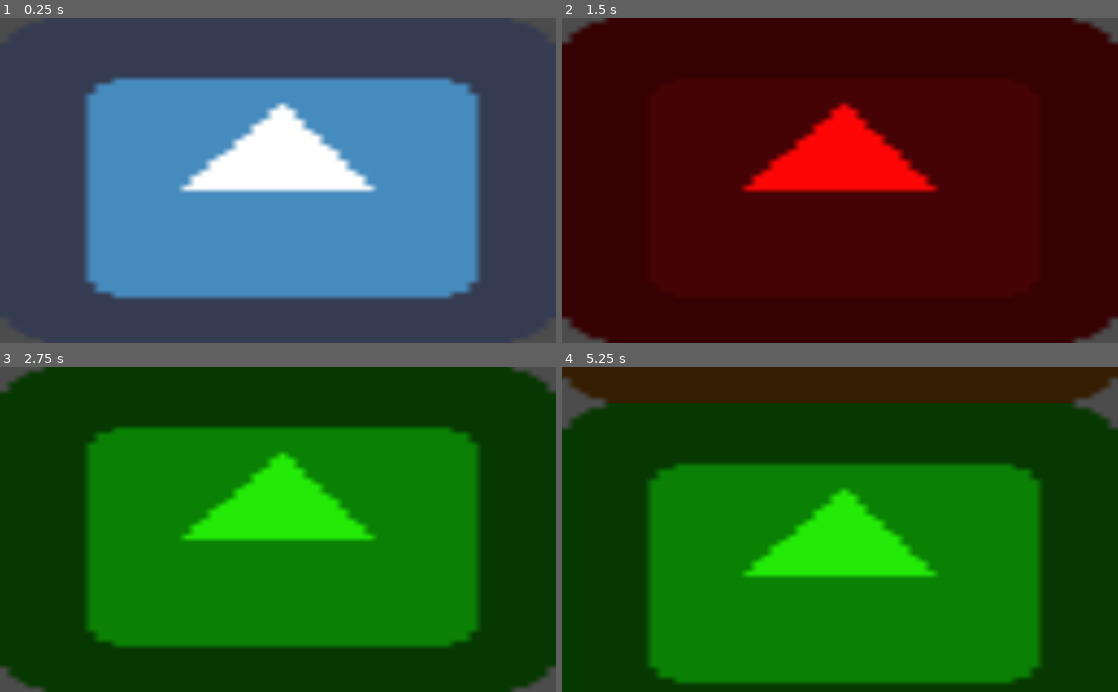
Above: before the commit, frames 1-4 (two rows, left to right).
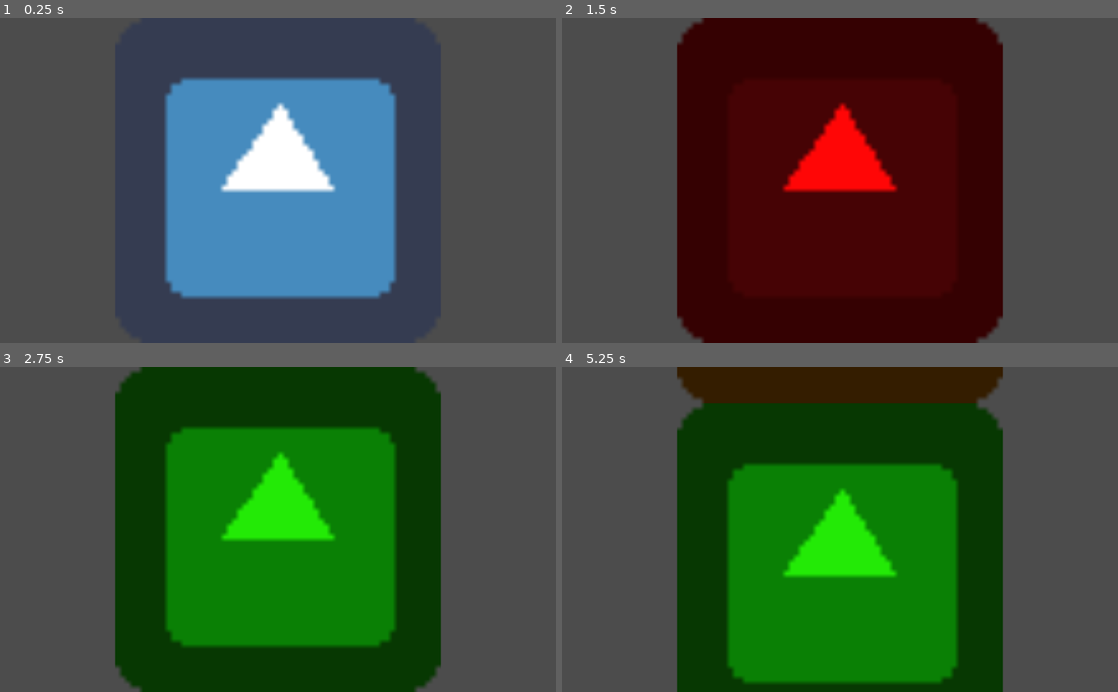
Above: after the commit, the same moments.

Repository: bemain/game-jam-2022w8
Game: Godot game, scene res://World.tscn
Same seed, same stepped clock (60 frames per second), same inputs: the game is played once before the commit and once after it. Before the commit the project starts from res://Room_Test.tscn. The engine's default icon, where the game draws it, is replaced by a stand-in: a white triangle on a blue panel in a dark square.
Inputs:
- Up to frame 1 (0.25 s): no input
- Up to frame 2 (1.5 s): tap Enter at 0.5 s; hold Right (ui_right) 0.53-1.28 s; hold Down (ui_down) from 1.28 s (still down)
- Up to frame 3 (2.75 s): tap Space at 2 s; release Down (ui_down) at 2.03 s; hold Right (ui_right) from 2.03 s (still down)
- Up to frame 4 (5.25 s): release Right (ui_right) at 2.78 s; hold Up (ui_up) 2.78-3.53 s; hold Left (ui_left) 3.53-5.03 s; tap Enter at 4.25 s; tap Space at 5 s; hold Down (ui_down) from 5.03 s (still down)

The runs differ from the first frame. In frame 1, 23% of the frame differs, in the area x 15-87%, y 18-87%; in frame 2, 44%; in frame 3, 56%, in the area x 0-100%, y 0-100%; in frame 4, 56%.

Commit message:
Make room display quadratic

Diff:
--- a/Camera.gd
+++ b/Camera.gd
@@ -38,6 +38,6 @@
 	# Set position of wall / ceiling
 	if direction.x:
 		self.selected_wall += direction.x
-		get_node("../Wall" + str(selected_wall + 1)).position.x = target_pos.x
+		get_node("../Room").get_node("Wall" + str(selected_wall + 1)).position.x = target_pos.x
 	if direction.y:
-		get_node("../Ceiling").position.x = target_pos.x
+		get_node("../Room").get_node("Ceiling").position.x = target_pos.x
--- a/Room_Test.tscn
+++ b/Room_Test.tscn
@@ -1,40 +1,33 @@
-[gd_scene load_steps=3 format=2]
+[gd_scene load_steps=2 format=2]
 
 [ext_resource path="res://icon.png" type="Texture" id=1]
-[ext_resource path="res://Camera.gd" type="Script" id=2]
 
 [node name="Room_Test" type="Node2D"]
 
 [node name="Wall1" type="Sprite" parent="."]
-scale = Vector2( 16, 9.4 )
+scale = Vector2( 16, 16 )
 texture = ExtResource( 1 )
 
 [node name="Wall2" type="Sprite" parent="."]
 modulate = Color( 1, 0.027451, 0.027451, 1 )
 position = Vector2( 1024, 0 )
-scale = Vector2( 16, 9.4 )
+scale = Vector2( 16, 16 )
 texture = ExtResource( 1 )
 
 [node name="Wall3" type="Sprite" parent="."]
 self_modulate = Color( 0.141176, 0.921569, 0.027451, 1 )
 position = Vector2( 2048, 0 )
-scale = Vector2( 16, 9.4 )
+scale = Vector2( 16, 16 )
 texture = ExtResource( 1 )
 
 [node name="Wall4" type="Sprite" parent="."]
 modulate = Color( 0.972549, 0, 0.776471, 1 )
 position = Vector2( 3072, 0 )
-scale = Vector2( 16, 9.4 )
+scale = Vector2( 16, 16 )
 texture = ExtResource( 1 )
 
 [node name="Ceiling" type="Sprite" parent="."]
 modulate = Color( 0.972549, 0.478431, 0, 1 )
-position = Vector2( 0, -601 )
-scale = Vector2( 16, 9.4 )
+position = Vector2( 0, -1024 )
+scale = Vector2( 16, 16 )
 texture = ExtResource( 1 )
-
-[node name="Camera" type="Camera2D" parent="."]
-current = true
-smoothing_enabled = true
-smoothing_speed = 10.0
-script = ExtResource( 2 )
--- /dev/null
+++ b/World.gd
@@ -0,0 +1,9 @@
+extends Node2D
+
+onready var screensize = get_viewport().size
+onready var viewsize = $ViewportContainer/Viewport.size
+
+func _ready():
+	var scale_val = min(screensize.x / viewsize.x, screensize.y / viewsize.y)
+	$ViewportContainer.rect_scale = Vector2(scale_val, scale_val)
+	$ViewportContainer.rect_position = screensize / 2 - scale_val * viewsize / 2
--- /dev/null
+++ b/World.tscn
@@ -0,0 +1,26 @@
+[gd_scene load_steps=4 format=2]
+
+[ext_resource path="res://Camera.gd" type="Script" id=1]
+[ext_resource path="res://Room_Test.tscn" type="PackedScene" id=2]
+[ext_resource path="res://World.gd" type="Script" id=3]
+
+[node name="World" type="Node2D"]
+script = ExtResource( 3 )
+
+[node name="ViewportContainer" type="ViewportContainer" parent="."]
+__meta__ = {
+"_edit_use_anchors_": false
+}
+
+[node name="Viewport" type="Viewport" parent="ViewportContainer"]
+size = Vector2( 1024, 1024 )
+handle_input_locally = false
+render_target_update_mode = 3
+
+[node name="Camera" type="Camera2D" parent="ViewportContainer/Viewport"]
+current = true
+smoothing_enabled = true
+smoothing_speed = 10.0
+script = ExtResource( 1 )
+
+[node name="Room" parent="ViewportContainer/Viewport" instance=ExtResource( 2 )]
--- a/project.godot
+++ b/project.godot
@@ -11,7 +11,7 @@
 [application]
 
 config/name="Game Jam 2022w8"
-run/main_scene="res://Room_Test.tscn"
+run/main_scene="res://World.tscn"
 config/icon="res://icon.png"
 
 [physics]
